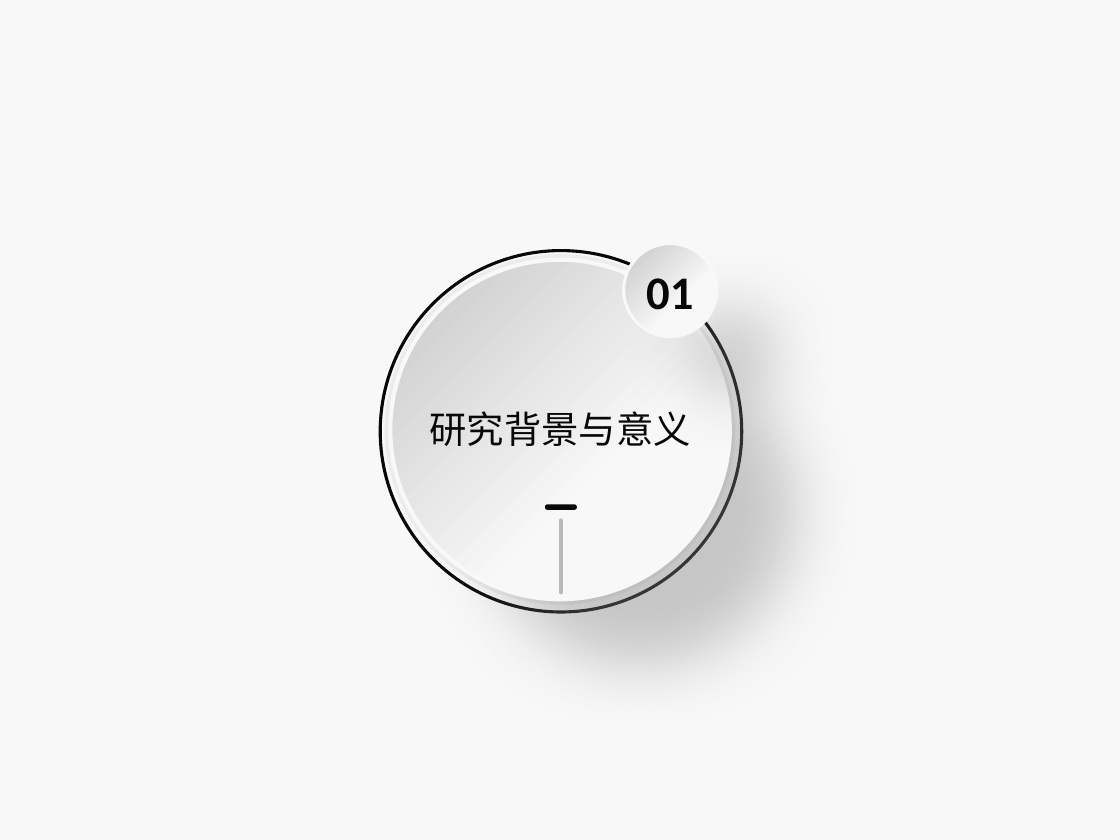
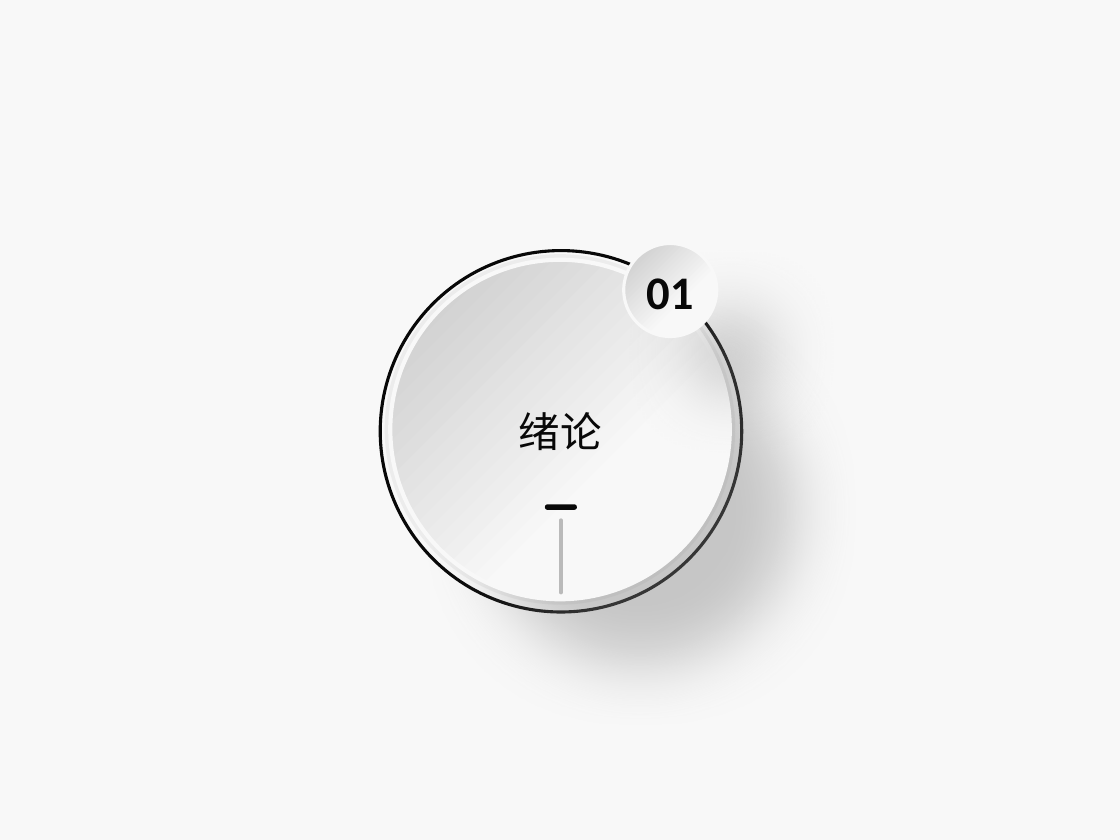
Before and after one commit to Junior888/paper, a slide deck: slide 4 of 论文答辩.pptx (slide 3 before the commit). Drawn at 1120x840 pixels with LibreOffice and Linux fonts; fonts in the diff are those of the drawing; background and template pictures are left out. Boxes give left, top, right and bottom in pixels: in the first picture for what was removed or moved away, otherwise in the second. Text is boxed around its words. In the diff, an @@ line names an element or a change of style, - is before the commit and + after.

```diff
--- a/论文答辩.pptx
+++ b/论文答辩.pptx
@@ text at [518,412,601,450]: text changed; size 18 to 20 pt @@
-研究背景与意义
+绪论
```
Also in this commit, not shown: 8 other slides changed, 7 slides added, 1 other file.
